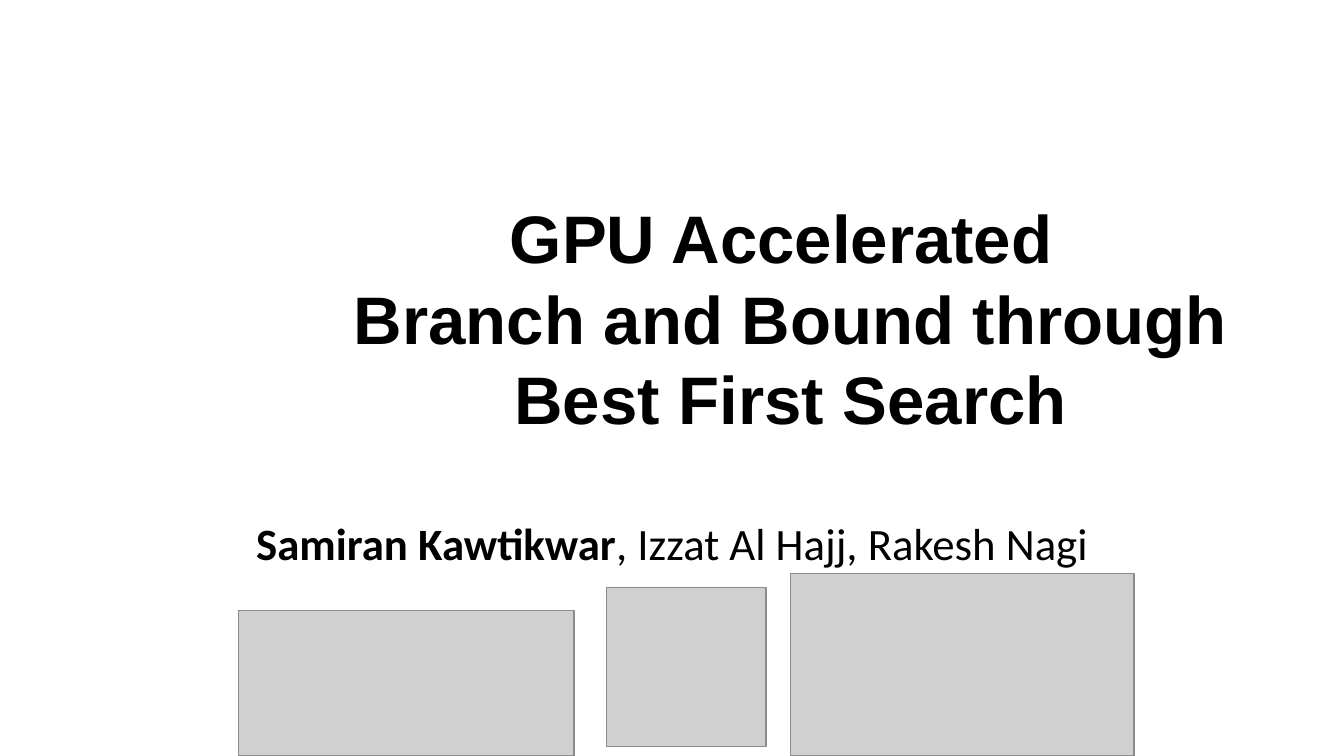
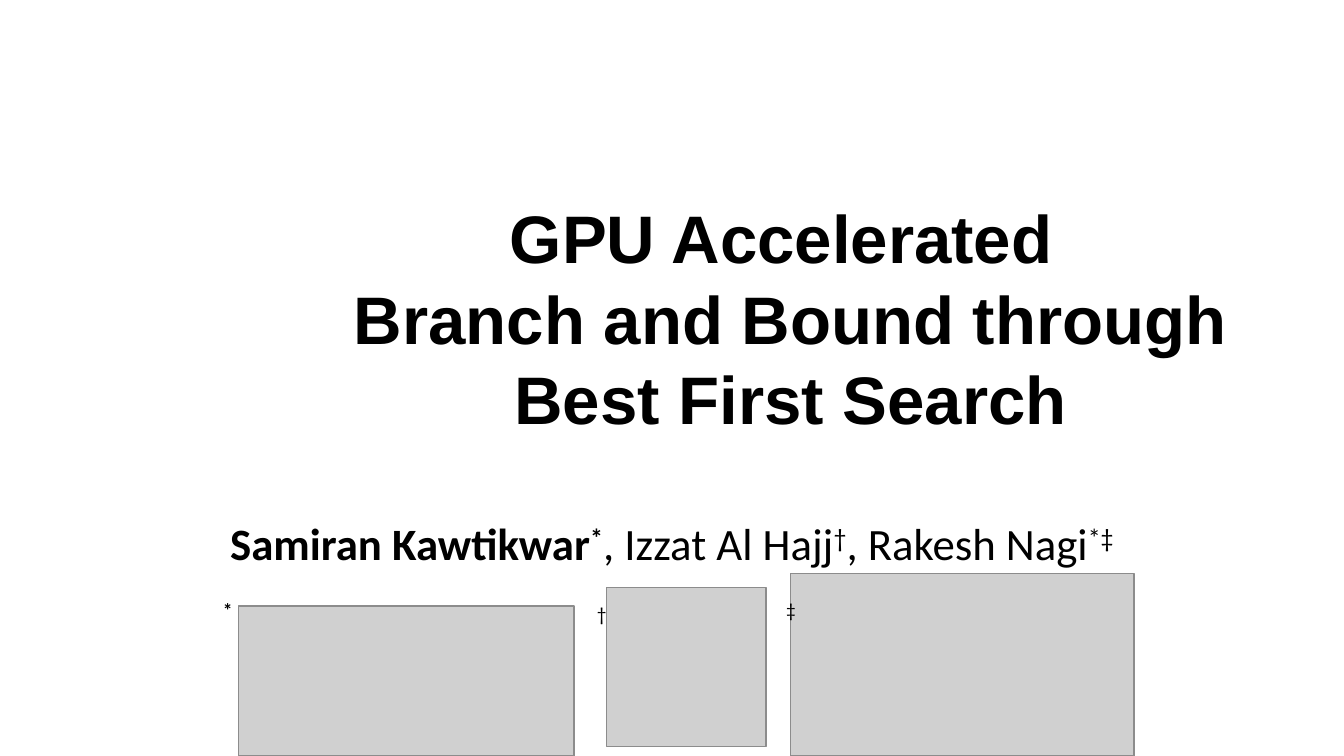
Before and after one commit to samiran-kawtikwar/samiran-kawtikwar.github.io, a slide deck: slide 1 of files/BNB-INFORMS24.pptx. Drawn at 1344x756 pixels with LibreOffice and Linux fonts; fonts in the diff are those of the drawing; grey boxes stand for pictures; background and template pictures are left out. Boxes give left, top, right and bottom in pixels: in the first picture for what was removed or moved away, otherwise in the second. Text is boxed around its words. In the diff, an @@ line names an element or a change of style, - is before the commit and + after.

```diff
--- a/files/BNB-INFORMS24.pptx
+++ b/files/BNB-INFORMS24.pptx
@@ text at [230,528,1088,568]: text changed @@
-Samiran Kawtikwar, Izzat Al Hajj, Rakesh Nagi
+Samiran Kawtikwar*, Izzat Al Hajj†, Rakesh Nagi*‡
@@ text added at [210,587,239,641], 18 pt, text #000000, bold @@
+*
@@ text added at [583,591,613,645], 18 pt, text #000000 @@
+†
@@ text added at [773,587,805,641], 18 pt, text #000000 @@
+‡
@@ picture: place and size @@
-picture at [239,610,574,755]
+picture at [239,606,574,755]
```
Also in this commit, not shown: 8 other slides changed, 1 slide removed.
